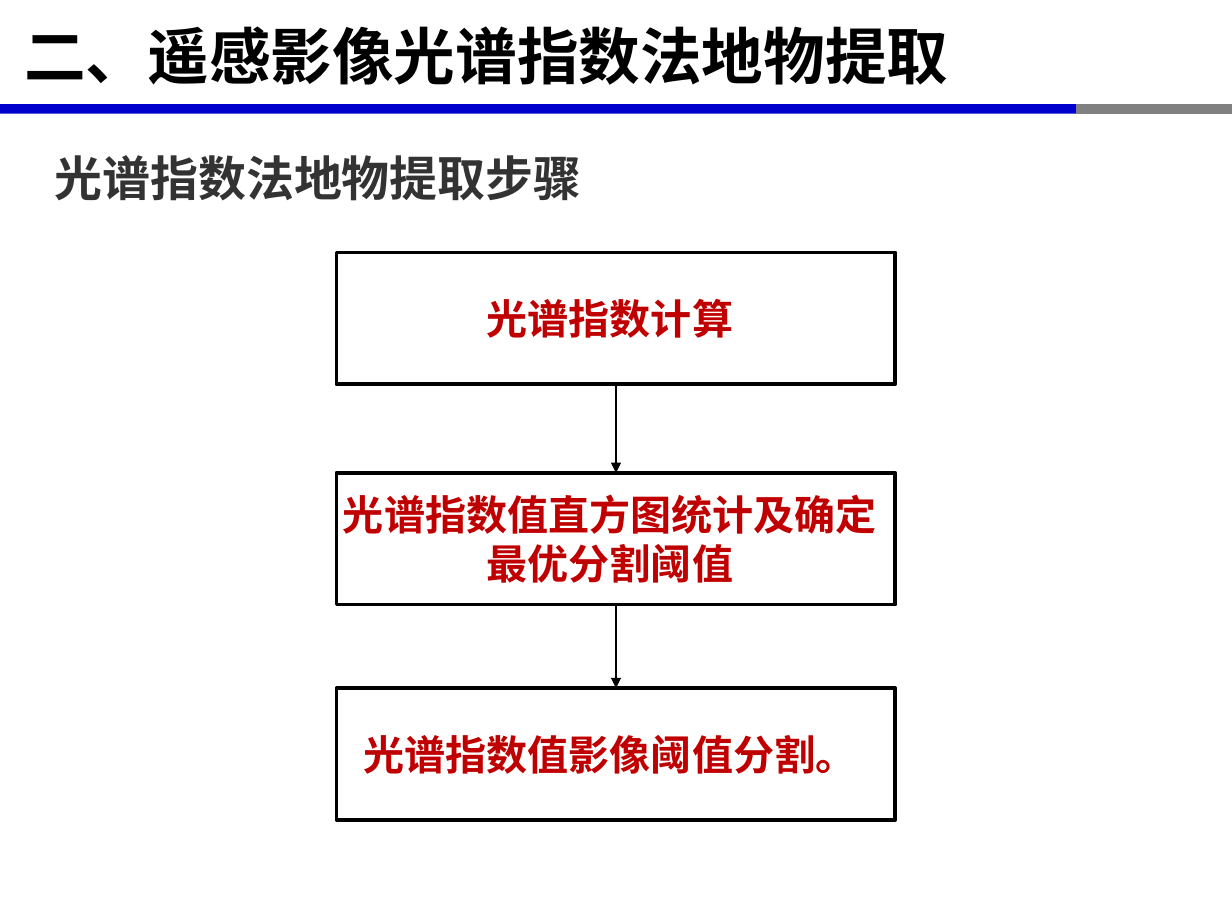
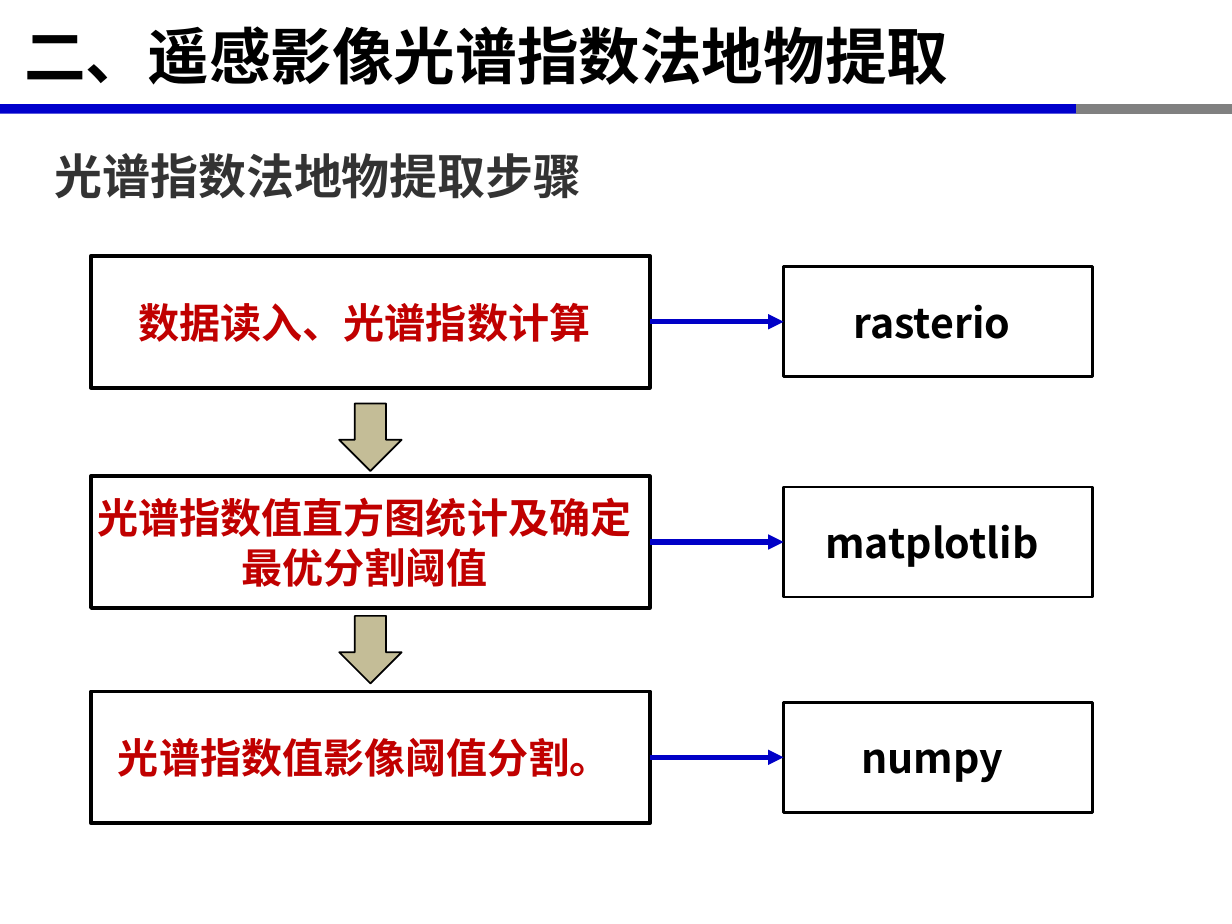
Before and after one commit to xinluo2018/spatial-data-processing, a slide deck: slide 18 of 第6章-栅格数据处理及分析/第2节-栅格数据处理.pptx (slide 15 before the commit). Drawn at 1232x924 pixels with LibreOffice and Linux fonts; fonts in the diff are those of the drawing. Boxes give left, top, right and bottom in pixels: in the first picture for what was removed or moved away, otherwise in the second. Text is boxed around its words. In the diff, an @@ line names an element or a change of style, - is before the commit and + after.

```diff
--- a/第6章-栅格数据处理及分析/第2节-栅格数据处理.pptx
+++ b/第6章-栅格数据处理及分析/第2节-栅格数据处理.pptx
@@ 3 rectangles: place and size @@
-3 rectangles at (336, 253, 896, 819)
+3 rectangles at (91, 256, 650, 823)
@@ rectangle added at (784, 266, 1093, 376), fill #FFFFFF, outline #000000 1.5 pt, 24 pt, text #000000, bold @@
+rasterio
@@ text in rectangle at (139, 303, 591, 342): text changed @@
-光谱指数计算
+数据读入、光谱指数计算
@@ arrow added from (650, 322) to (784, 322), #0000C8 3 pt @@
@@ arrow removed from (616, 384) to (616, 473) @@
@@ down arrow added at (339, 403, 402, 471), fill #C4BD97, outline #000000 1 pt @@
@@ rectangle added at (784, 487, 1093, 596), fill #FFFFFF, outline #000000 1.5 pt, 24 pt, text #000000, bold @@
+matplotlib
@@ arrow added from (650, 542) to (784, 542), #0000C8 3 pt @@
@@ down arrow added at (339, 616, 402, 684), fill #C4BD97, outline #000000 1 pt @@
@@ arrow removed from (616, 605) to (616, 687) @@
@@ rectangle added at (784, 702, 1093, 812), fill #FFFFFF, outline #000000 1.5 pt, 24 pt, text #000000, bold @@
+numpy
@@ arrow added from (650, 758) to (784, 758), #0000C8 3 pt @@
```
Also in this commit, not shown: 8 other slides changed, 5 slides added, 7 slides removed, 19 other files.
